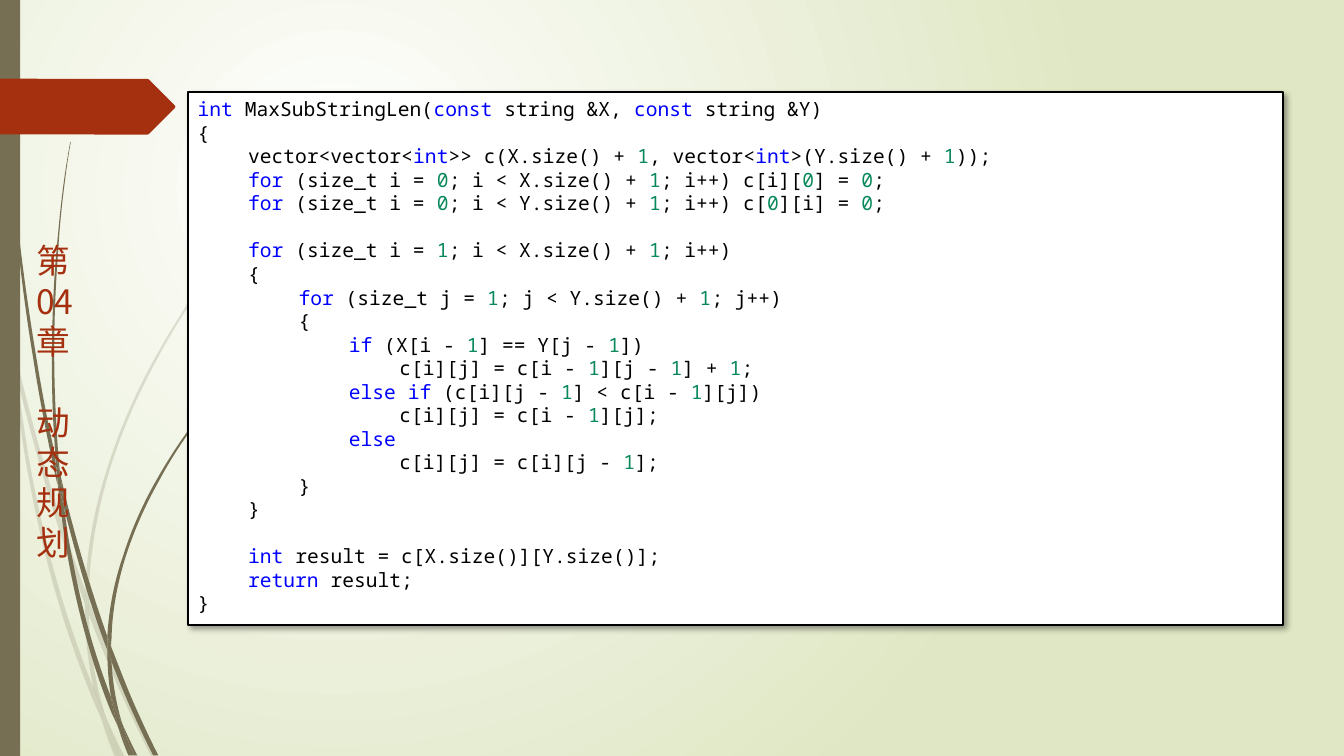
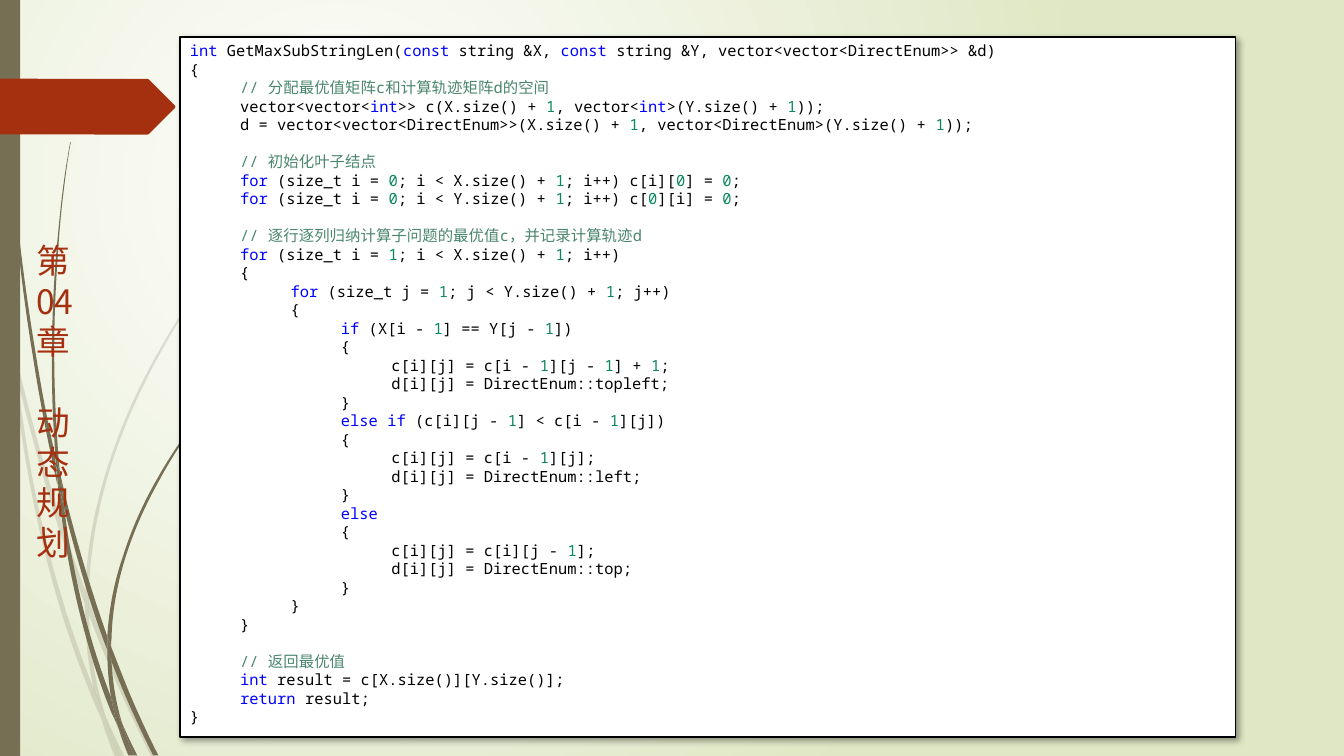
Before and after one commit to TeacherPeng/AlgorithmDesign, a slide deck: slide 22 of 教案/第04章.动态规划.pptx. Drawn at 1344x756 pixels with LibreOffice and Linux fonts; fonts in the diff are those of the drawing. Boxes give left, top, right and bottom in pixels: in the first picture for what was removed or moved away, otherwise in the second. Text is boxed around its words. In the diff, an @@ line names an element or a change of style, - is before the commit and + after.

```diff
--- a/教案/第04章.动态规划.pptx
+++ b/教案/第04章.动态规划.pptx
@@ text in rectangle at (179, 36, 1235, 737): paragraph added @@
+      {
@@ text in rectangle at (179, 36, 1235, 737): paragraph added @@
+      {
@@ text in rectangle at (179, 36, 1235, 737): paragraph added @@
+      {
@@ rectangle "int GetMaxSubStringLen(const string &X, const ...": place and size @@
-rectangle "int GetMaxSubStringLen(const string &X, const ..." at (188, 93, 1284, 625)
+rectangle "int GetMaxSubStringLen(const string &X, const ..." at (179, 36, 1235, 737)
@@ text in rectangle at (190, 44, 996, 60): text changed; size 14 to 11 pt @@
-int MaxSubStringLen(const string &X, const string &Y)
+int GetMaxSubStringLen(const string &X, const string &Y, vector<vector<DirectEnum>> &d)
@@ text in rectangle at (268, 80, 549, 95): paragraph added @@
+// 分配最优值矩阵c和计算轨迹矩阵d的空间
@@ text in rectangle at (240, 118, 973, 169): paragraphs added @@
+  d = vector<vector<DirectEnum>>(X.size() + 1, vector<DirectEnum>(Y.size() + 1));
+  // 初始化叶子结点
@@ text in rectangle at (240, 100, 824, 706): size 14 to 11 pt in "{", "vector<vector<int>> c(X.size() + 1, vector<int>(Y.size() + 1 ...", "for (size_t i = 0; i < ...", "for (size_t i = 0; i < ..." and 15 more places; list level 4 to 5 in "c[i][j] = c[i - 1][j ..."; list level 4 to 5 in "c[i][j] = c[i - 1][j];"; list level 4 to 5 in "c[i][j] = c[i][j - 1];"; list level 3 to 4 in "}"; list level 2 to 3 in "}" @@
@@ text in rectangle at (268, 228, 642, 243): paragraph added @@
+  // 逐行逐列归纳计算子问题的最优值c，并记录计算轨迹d
@@ text in rectangle at (391, 377, 669, 393): paragraphs added @@
+        d[i][j] = DirectEnum::topleft;
+      }
@@ text in rectangle at (391, 470, 641, 486): paragraphs added @@
+        d[i][j] = DirectEnum::left;
+      }
@@ text in rectangle at (391, 562, 632, 578): paragraph added @@
+        d[i][j] = DirectEnum::top;
@@ text in rectangle at (268, 654, 345, 669): paragraphs added @@
+  }
+  // 返回最优值
```
Also in this commit, not shown: 1 slide added, 1 other file.
